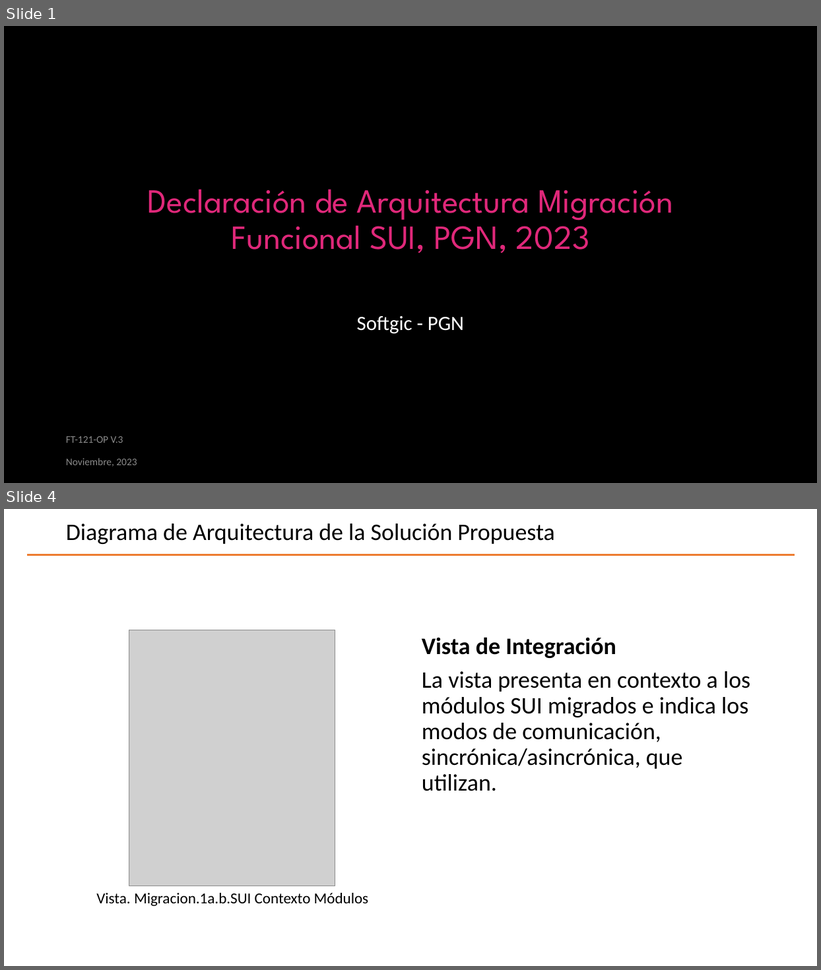
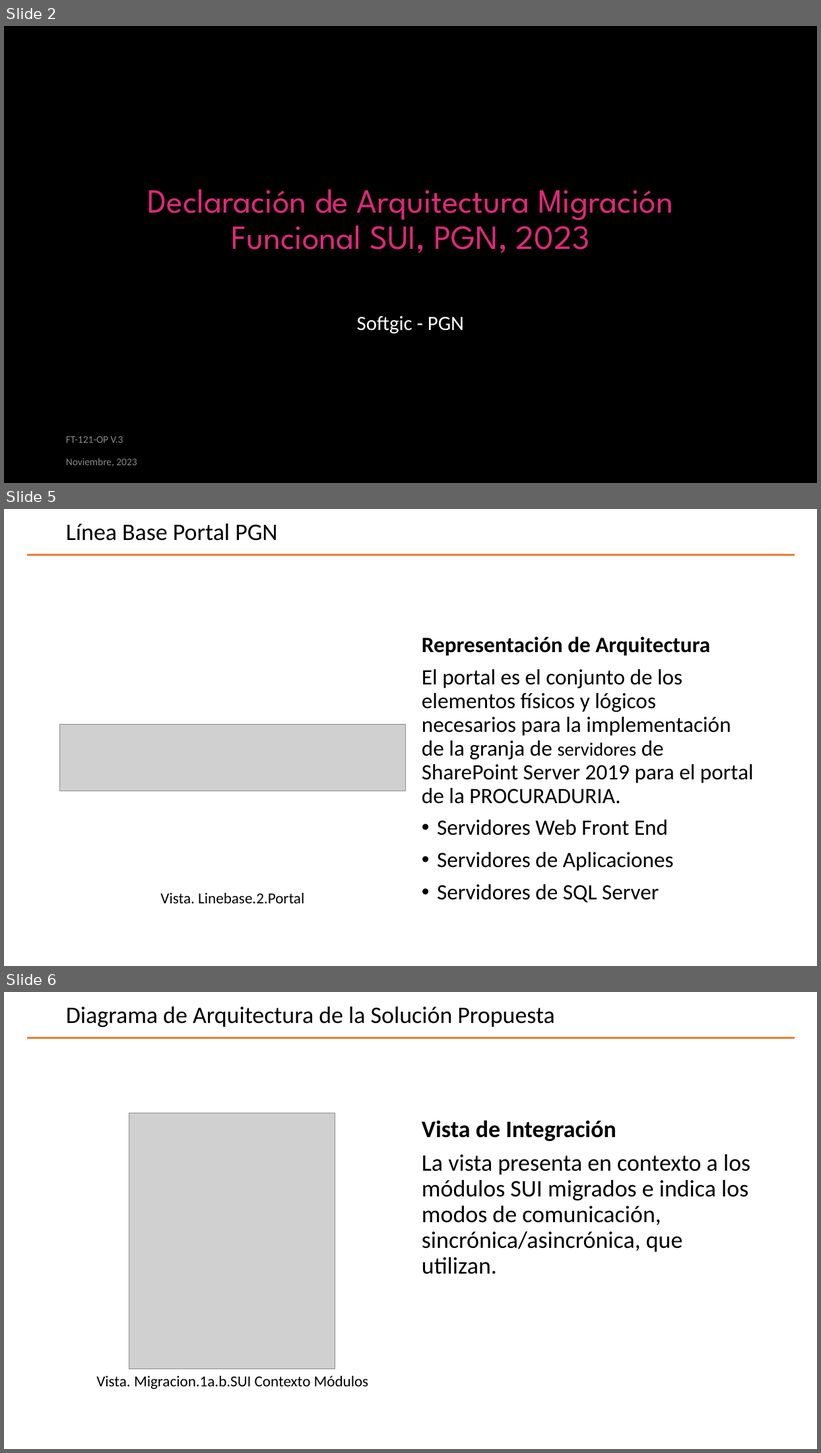
Before and after one commit to hwong23/pgn-078, a slide deck: content/pptxoutpt.pptx. Shown one above the other, each under a label of ours: slides 1 and 4 before the commit, slides 2, 5 and 6 after it; the slides between them are not shown. The pictures are 821x970 and 821x1453 pixels, drawn with LibreOffice and Linux fonts; fonts in the diff are those of the drawing; grey boxes stand for pictures; background and template pictures are left out. Boxes give left, top, right and bottom in pixels: in the first picture for what was removed or moved away, otherwise in the second. Text is boxed around its words. In the diff, an @@ line names an element or a change of style, - is before the commit and + after.

```diff
--- a/content/pptxoutpt.pptx
+++ b/content/pptxoutpt.pptx
@@ slide 5 added at [4,509,817,966], background #FFFFFF; not listed: 1 template element that a slide beside it also shows @@
@@ title added at [66,524,277,541], 28 pt, text #000000 @@
+Línea Base Portal PGN
@@ text added at [422,636,754,903], 25.9 pt, text #000000 @@
+Representación de Arquitectura
+El portal es el conjunto de los elementos físicos y lógicos necesarios para la implementación de la granja de servidores de SharePoint Server 2019 para el portal de la PROCURADURIA.
+• Servidores Web Front End
+• Servidores de Aplicaciones
+• Servidores de SQL Server
@@ picture added at [60,724,406,791] @@
@@ text added at [160,893,304,904], 18 pt, text #000000 @@
+Vista. Linebase.2.Portal
@@ what was slide 1 is now slide 2 @@
@@ what was slide 4 is now slide 6 @@
```
Also in this commit, not shown: 7 slides changed, 1 other slide added, 4 other files.
